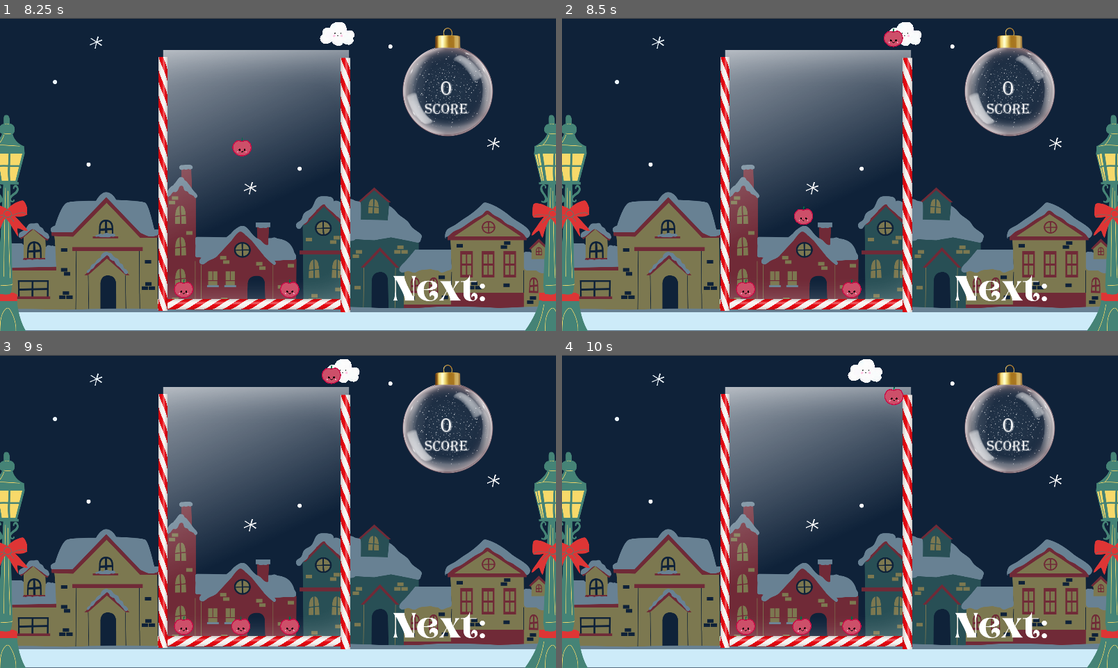
Above: before the commit, frames 1-4 (two rows, left to right).
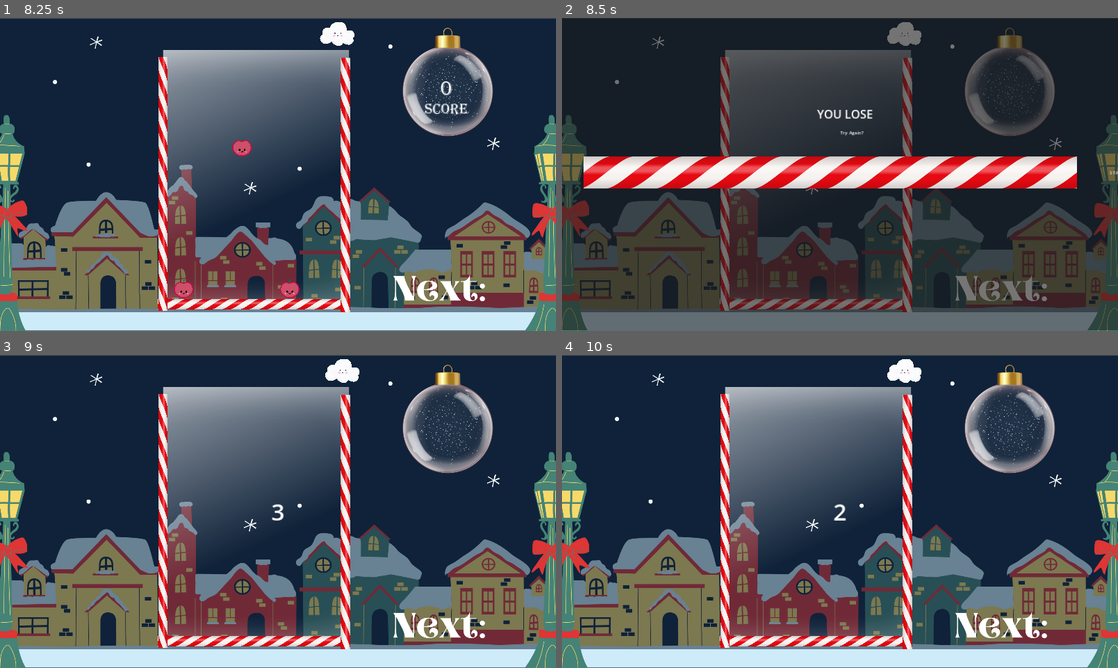
Above: after the commit, the same moments.

Repository: JackFromSchool/SuikaGameBetterEdition
Game: Godot game, scene res://scenes/main.tscn
The game is run twice, just before and just after one commit, with the same random seed, the same clock (stepped at 60 frames per second) and the same inputs.
Inputs (mouse positions are in pixels of both pictures, inside the frame that each line leads up to):
- Up to frame 1 (8.25 s): click "START" at 0.5 s; tap Enter at 1.25, 2.75 s; hold Right (right) 1.28-2.03 s; hold Down (drop) 1.28-2.03 s; tap Space at 2, 3.5 s; hold Left (left) 2.03-2.78 s; tap Down (drop) every 1.5 s from 2.1 to 8.1 s; hold Down (drop) 2.78-3.53 s; hold Right (right) 2.78-4.28 s; hold Down (drop) 4.28-5.03 s; hold Left (left) 4.28-6.53 s; hold Down (drop) 5.78-6.53 s; hold Right (right) from 6.53 s (still down); hold Down (drop) 7.28-8.03 s
- Up to frame 2 (8.5 s): keep holding Right (right)
- Up to frame 3 (9 s): release Right (right) at 8.75 s; click (278, 508) at 8.75 s, where only the run after the commit has a clickable "START"
- Up to frame 4 (10 s): tap Enter at 9.5 s; hold Left (left) from 9.53 s (still down); hold Down (drop) from 9.53 s (still down)

Frame 1 is identical in both runs. In frame 2, 63% of the frame differs, in the area x 0-100%, y 0-100%; in frame 3, 0.9%; in frame 4, 1.5%.

Commit message:
Updated Logic

Diff:
--- a/scenes/fruits/cherry(1).tscn
+++ b/scenes/fruits/cherry(1).tscn
@@ -8,6 +8,7 @@
 radius = 32.9848
 
 [node name="Fruit" type="RigidBody2D" groups=["SpawnedFruit"]]
+freeze_mode = 1
 max_contacts_reported = 10
 contact_monitor = true
 script = ExtResource("1_xa4d0")
--- a/scripts/ball.gd
+++ b/scripts/ball.gd
@@ -18,5 +18,6 @@
 	if(isHeld):
 		get_parent().gameOver = true
 		print("game is over")
-	if(body.get_groups().has("SpawnedFruit") && (body.level == level)):
-		get_parent().dualInputDelay(FruitScene.instantiate(), body, self)
+	else:
+		if(body.get_groups().has("SpawnedFruit") && (body.level == level)):
+			get_parent().dualInputDelay(FruitScene.instantiate(), body, self)
--- a/scripts/player.gd
+++ b/scripts/player.gd
@@ -60,8 +60,8 @@
 		newFruit.set_visible(false)
 
 	newFruit.gravity_scale = 0.0;
+	newFruit.isHeld = true
 	newFruit.freeze = true
-	newFruit.isHeld = true;
 	fruitReady = true
 
 func start():
